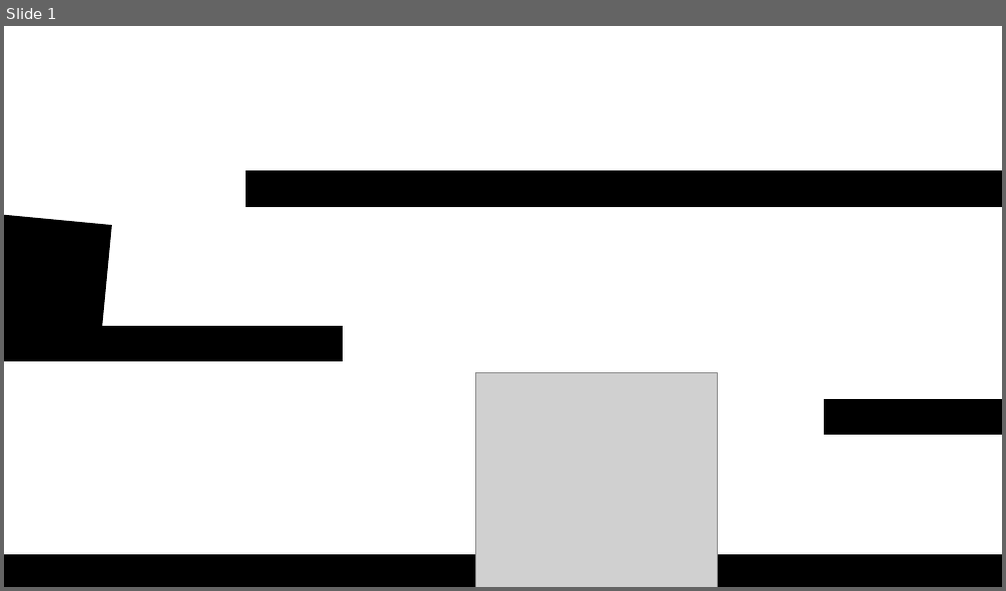
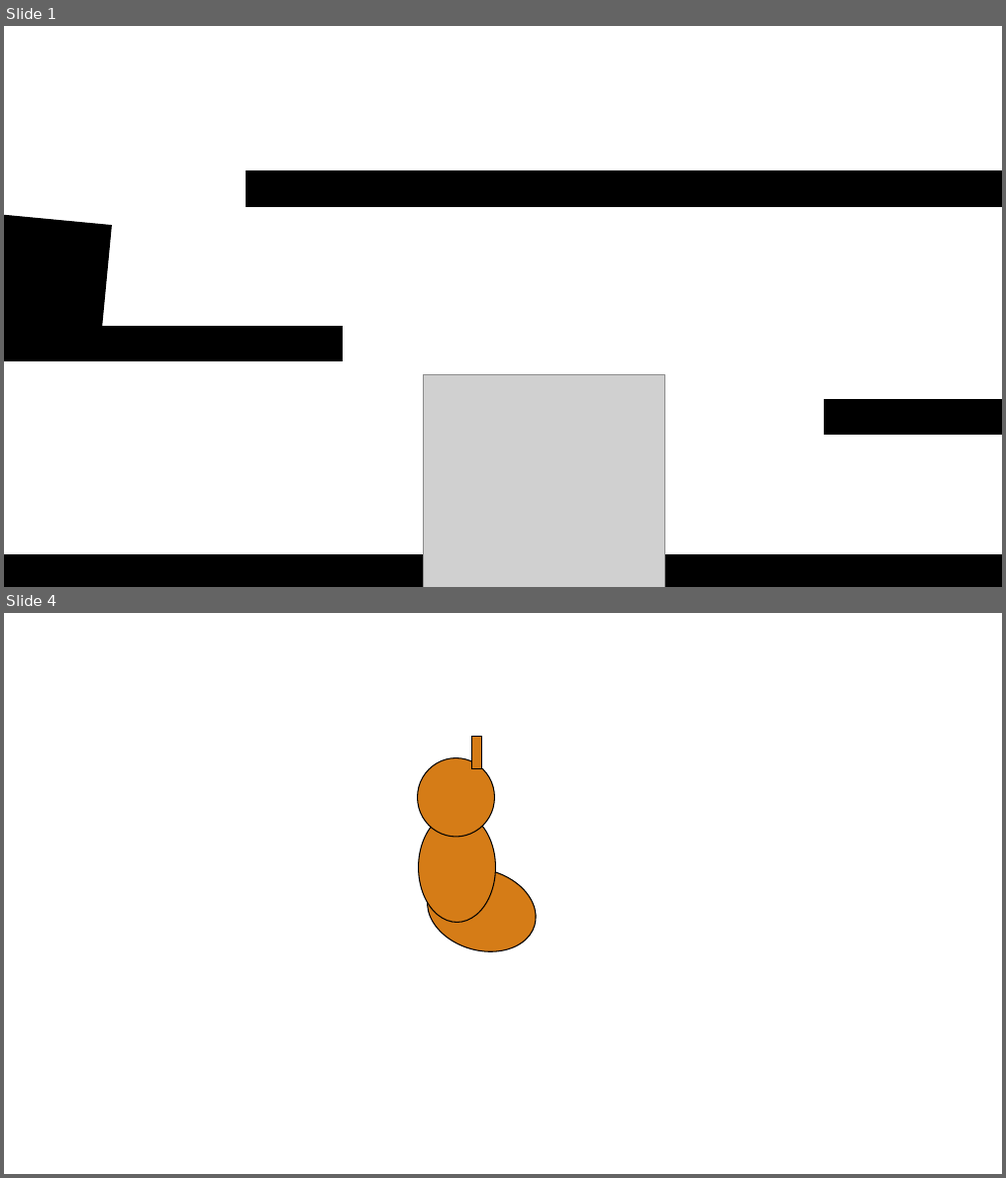
Before and after one commit to Buildasaurus/DDU---Projekt---Platformspil, a slide deck: Baggrund til myrespil (Powerpoint er bedre end gimp).pptx. Shown one above the other, each under a label of ours: slide 1 before the commit, slides 1 and 4 after it; the slides between them are not shown. The pictures are 1006x591 and 1006x1178 pixels, drawn with LibreOffice and Linux fonts; fonts in the diff are those of the drawing; grey boxes stand for pictures. Boxes give left, top, right and bottom in pixels: in the first picture for what was removed or moved away, otherwise in the second. Text is boxed around its words. In the diff, an @@ line names an element or a change of style, - is before the commit and + after.

```diff
--- a/Baggrund til myrespil (Powerpoint er bedre end gimp).pptx
+++ b/Baggrund til myrespil (Powerpoint er bedre end gimp).pptx
@@ slide 4 added at <box>4,613,1002,1174</box>, background #FFFFFF @@
@@ ellipse added at <box>417,759,494,837</box>, fill #D57C17, outline #000000 1 pt @@
@@ rectangle added at <box>472,736,482,769</box>, fill #D57C17, outline #000000 1 pt @@
@@ ellipse added at <box>419,813,496,923</box>, fill #D57C17, outline #000000 1 pt @@
@@ ellipse added at <box>418,856,546,963</box>, fill #D57C17, outline #000000 1 pt @@
@@ slide 1 changed as well @@
@@ picture: place and size @@
-picture at <box>475,373,718,587</box>
+picture at <box>423,374,665,587</box>
```
Also in this commit, not shown: 1 other slide changed, 2 other files.
